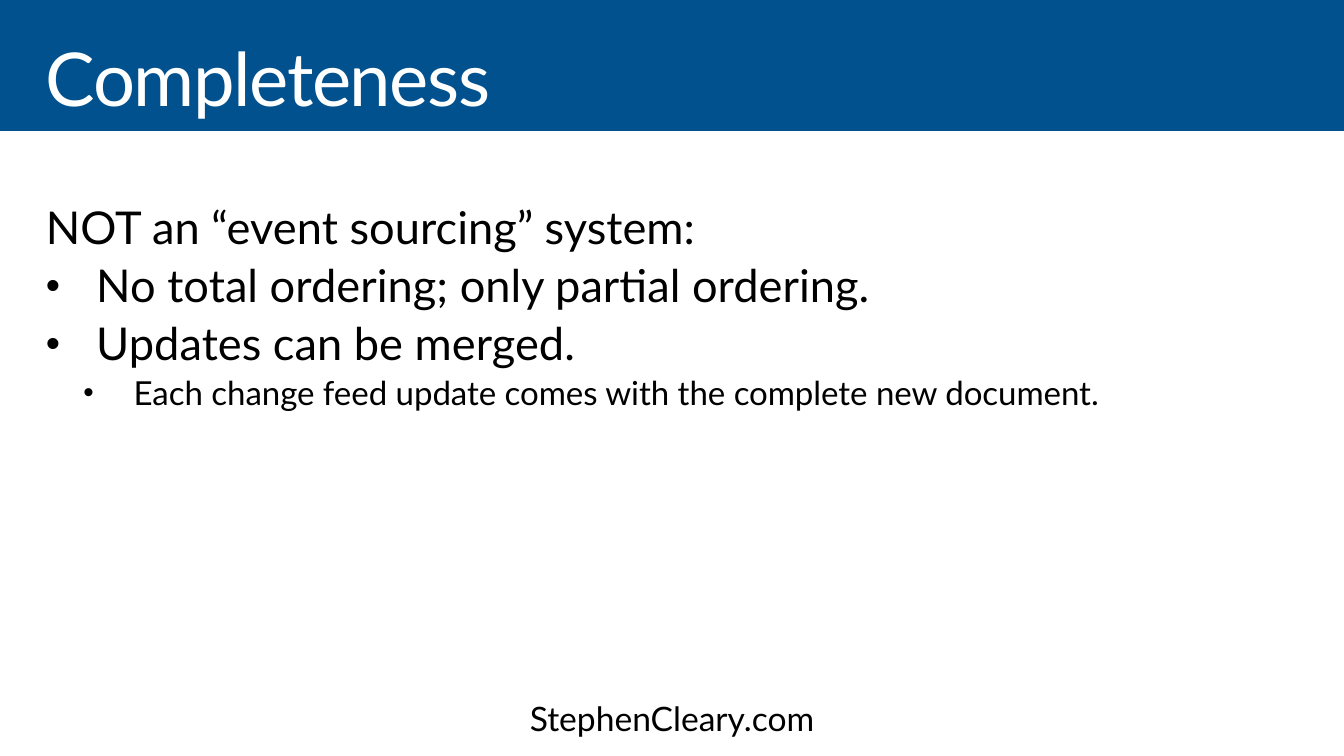
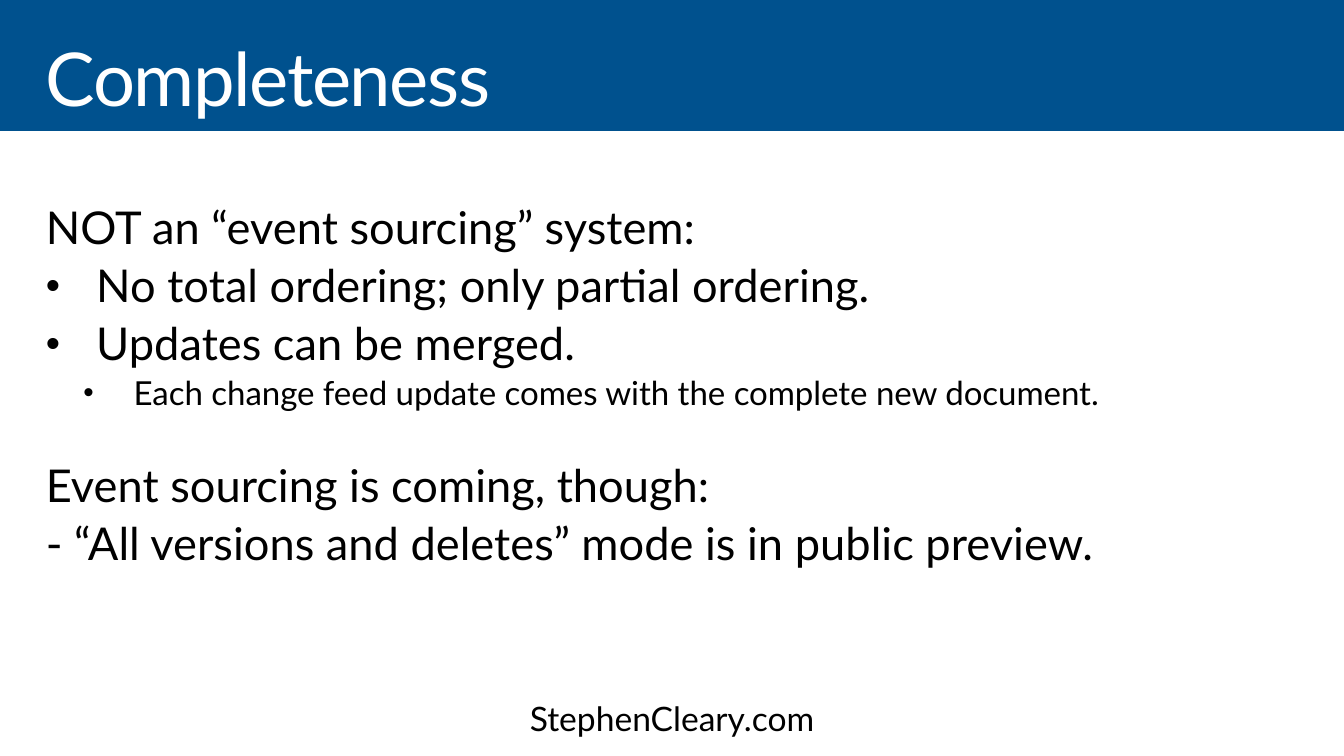
Before and after one commit to StephenCleary/Presentations, a slide deck: slide 60 of CosmosDB/CosmosDB - 16.9.pptx (slide 57 before the commit). Drawn at 1344x756 pixels with LibreOffice and Linux fonts; fonts in the diff are those of the drawing. Boxes give left, top, right and bottom in pixels: in the first picture for what was removed or moved away, otherwise in the second. Text is boxed around its words. In the diff, an @@ line names an element or a change of style, - is before the commit and + after.

```diff
--- a/CosmosDB/CosmosDB - 16.9.pptx
+++ b/CosmosDB/CosmosDB - 16.9.pptx
@@ text at (46,468,1093,568): paragraphs added @@
+Event sourcing is coming, though:
+- “All versions and deletes” mode is in public preview.
```
Also in this commit, not shown: 23 other slides changed, 3 slides added, 5 other files.
